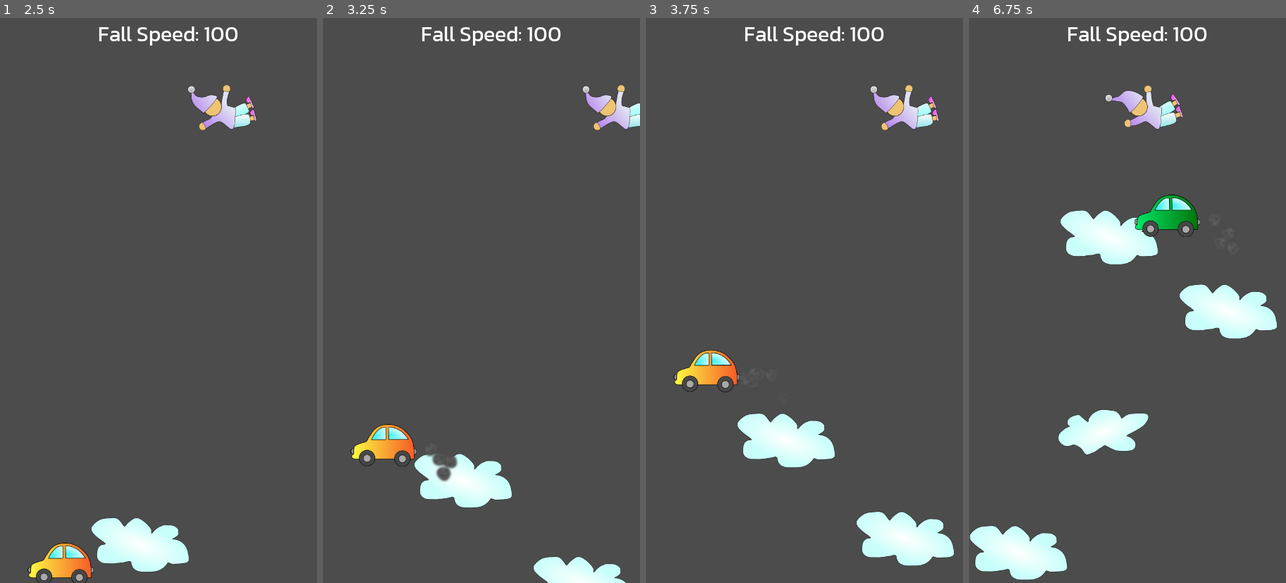
Above: before the commit, frames 1-4 (left to right).
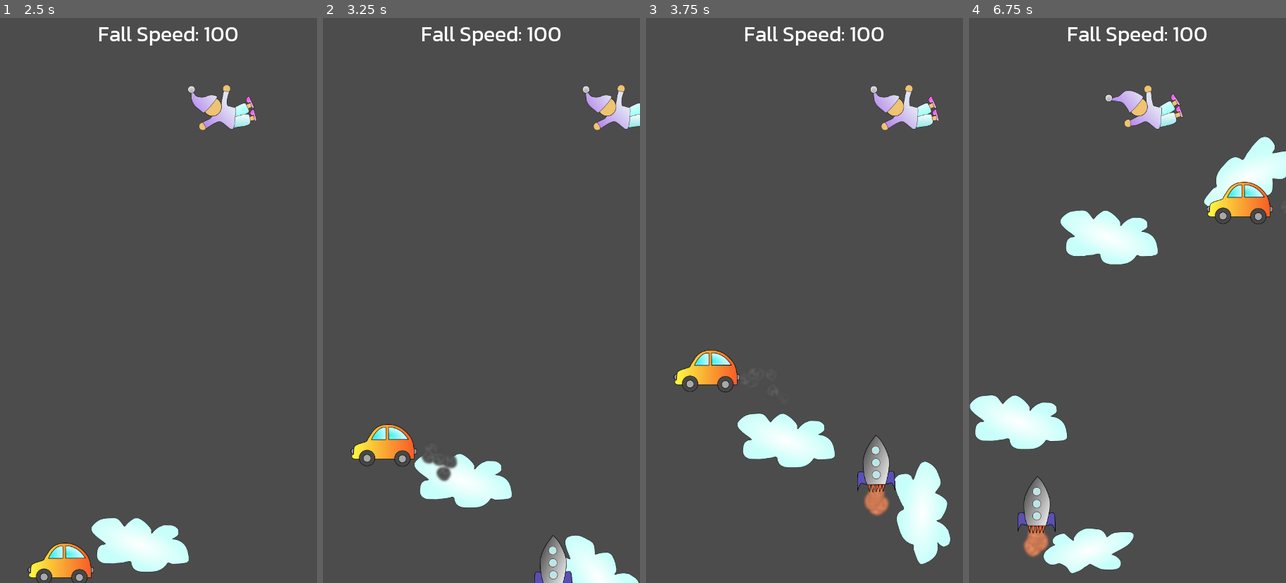
Above: after the commit, the same moments.

Repository: sorlok/LD48
Game: Godot game, scene res://Scenes/LevelCloud.tscn
Same seed, same stepped clock (60 frames per second), same inputs: the game is played once before the commit and once after it.
Inputs (mouse positions are in pixels of both pictures, inside the frame that each line leads up to):
- Up to frame 1 (2.5 s): move the mouse to (228, 272) at 0.52 s; hold D (ui_right) 0.53-1.28 s; click (228, 272) at 0.67 s; move the mouse to (95, 328) at 1.27 s; hold A (ui_left) 1.28-2.03 s; move the mouse to (190, 176) at 2.02 s; hold D (ui_right) from 2.03 s (still down)
- Up to frame 2 (3.25 s): keep holding D (ui_right); move the mouse to (389, 520) at 2.77 s; click (389, 520) at 2.92 s
- Up to frame 3 (3.75 s): move the mouse to (899, 385) at 3.52 s; release D (ui_right) at 3.53 s; hold A (ui_left) from 3.53 s (still down)
- Up to frame 4 (6.75 s): move the mouse to (1032, 215) at 4.27 s; move the mouse to (1171, 470) at 5.02 s; click (1171, 470) at 5.17 s; move the mouse to (1079, 159) at 5.77 s; release A (ui_left) at 5.78 s; hold D (ui_right) from 5.78 s (still down); move the mouse to (1197, 272) at 6.52 s

Frame 1 is identical in both runs. In frame 2, 1.5% of the frame differs, in the area x 30-100%, y 77-100%; in frame 3, 3.6%; in frame 4, 13%, in the area x 0-100%, y 21-100%.

Commit message:
Basic rocket; pushes clouds

Diff:
--- /dev/null
+++ b/Originals/Spaceship.svg
@@ -0,0 +1,199 @@
+<?xml version="1.0" encoding="UTF-8" standalone="no"?>
+<svg
+   xmlns:osb="http://www.openswatchbook.org/uri/2009/osb"
+   xmlns:dc="http://purl.org/dc/elements/1.1/"
+   xmlns:cc="http://creativecommons.org/ns#"
+   xmlns:rdf="http://www.w3.org/1999/02/22-rdf-syntax-ns#"
+   xmlns:svg="http://www.w3.org/2000/svg"
+   xmlns="http://www.w3.org/2000/svg"
+   xmlns:xlink="http://www.w3.org/1999/xlink"
+   xmlns:sodipodi="http://sodipodi.sourceforge.net/DTD/sodipodi-0.dtd"
+   xmlns:inkscape="http://www.inkscape.org/namespaces/inkscape"
+   width="210mm"
+   height="297mm"
+   viewBox="0 0 210 297"
+   version="1.1"
+   id="svg8"
+   inkscape:version="1.0.2-2 (e86c870879, 2021-01-15)"
+   sodipodi:docname="Spaceship.svg"
+   inkscape:export-filename="C:\Users\Nathan\Documents\LDJam\Originals\Car.png"
+   inkscape:export-xdpi="103.99"
+   inkscape:export-ydpi="103.99">
+  <defs
+     id="defs2">
+    <linearGradient
+       inkscape:collect="always"
+       id="linearGradient3300">
+      <stop
+         style="stop-color:#ffbd63;stop-opacity:1"
+         offset="0"
+         id="stop3296" />
+      <stop
+         style="stop-color:#ff1d1d;stop-opacity:1"
+         offset="1"
+         id="stop3298" />
+    </linearGradient>
+    <linearGradient
+       inkscape:collect="always"
+       id="linearGradient3232">
+      <stop
+         style="stop-color:#9ef0f1;stop-opacity:1"
+         offset="0"
+         id="stop3228" />
+      <stop
+         style="stop-color:#dedede;stop-opacity:1"
+         offset="1"
+         id="stop3230" />
+    </linearGradient>
+    <linearGradient
+       inkscape:collect="always"
+       id="linearGradient3172">
+      <stop
+         style="stop-color:#525252;stop-opacity:1"
+         offset="0"
+         id="stop3168" />
+      <stop
+         style="stop-color:#ffffff;stop-opacity:1"
+         offset="1"
+         id="stop3170" />
+    </linearGradient>
+    <linearGradient
+       id="linearGradient2879"
+       osb:paint="solid">
+      <stop
+         style="stop-color:#cd2020;stop-opacity:1;"
+         offset="0"
+         id="stop2877" />
+    </linearGradient>
+    <pattern
+       id="EMFhbasepattern"
+       patternUnits="userSpaceOnUse"
+       width="6"
+       height="6"
+       x="0"
+       y="0" />
+    <linearGradient
+       inkscape:collect="always"
+       xlink:href="#linearGradient3172"
+       id="linearGradient3174"
+       x1="40.112724"
+       y1="27.403275"
+       x2="59.86198"
+       y2="36.04948"
+       gradientUnits="userSpaceOnUse" />
+    <radialGradient
+       inkscape:collect="always"
+       xlink:href="#linearGradient3232"
+       id="radialGradient3226"
+       cx="32.222469"
+       cy="18.804316"
+       fx="32.222469"
+       fy="18.804316"
+       r="2.4473958"
+       gradientUnits="userSpaceOnUse"
+       gradientTransform="translate(17.481399,2.5985864)" />
+    <radialGradient
+       inkscape:collect="always"
+       xlink:href="#linearGradient3232"
+       id="radialGradient3226-9"
+       cx="32.222469"
+       cy="18.804316"
+       fx="32.222469"
+       fy="18.804316"
+       r="2.4473958"
+       gradientUnits="userSpaceOnUse"
+       gradientTransform="translate(17.481398,9.4494036)" />
+    <radialGradient
+       inkscape:collect="always"
+       xlink:href="#linearGradient3232"
+       id="radialGradient3226-9-5"
+       cx="32.222469"
+       cy="18.804316"
+       fx="32.222469"
+       fy="18.804316"
+       r="2.4473958"
+       gradientUnits="userSpaceOnUse"
+       gradientTransform="translate(17.528646,16.158481)" />
+    <linearGradient
+       inkscape:collect="always"
+       xlink:href="#linearGradient3300"
+       id="linearGradient3302"
+       x1="49.325893"
+       y1="44.695686"
+       x2="49.534451"
+       y2="38.656662"
+       gradientUnits="userSpaceOnUse" />
+  </defs>
+  <sodipodi:namedview
+     id="base"
+     pagecolor="#ffffff"
+     bordercolor="#666666"
+     borderopacity="1.0"
+     inkscape:pageopacity="0.0"
+     inkscape:pageshadow="2"
+     inkscape:zoom="15.839192"
+     inkscape:cx="204.35264"
+     inkscape:cy="162.63622"
+     inkscape:document-units="mm"
+     inkscape:current-layer="layer1"
+     inkscape:document-rotation="0"
+     showgrid="false"
+     inkscape:window-width="2005"
+     inkscape:window-height="1241"
+     inkscape:window-x="437"
+     inkscape:window-y="45"
+     inkscape:window-maximized="0" />
+  <metadata
+     id="metadata5">
+    <rdf:RDF>
+      <cc:Work
+         rdf:about="">
+        <dc:format>image/svg+xml</dc:format>
+        <dc:type
+           rdf:resource="http://purl.org/dc/dcmitype/StillImage" />
+        <dc:title></dc:title>
+      </cc:Work>
+    </rdf:RDF>
+  </metadata>
+  <g
+     inkscape:label="Layer 1"
+     inkscape:groupmode="layer"
+     id="layer1">
+    <path
+       style="fill:url(#linearGradient3302);fill-opacity:1;stroke:#000000;stroke-width:0.264583px;stroke-linecap:butt;stroke-linejoin:miter;stroke-opacity:1"
+       d="m 45.262646,39.404017 c -0.188987,3.165552 0.708708,5.008184 0.708708,5.008184 0,0 0.307445,-4.400916 0.566965,-4.819195 0.599895,-0.966876 0.671037,4.205477 1.143509,4.914181 0.472469,0.708705 0.595212,-4.425029 1.426908,-4.87979 0.501308,-0.274109 0.02459,5.505433 0.425306,4.746156 0.621907,-1.178384 1.351293,-4.22463 1.327091,-4.858339 0,0 0.532164,3.482851 0.449134,4.944234 -0.01798,0.316434 2.126117,-4.866442 1.795388,-5.102678 -0.330729,-0.236236 0.145468,5.678542 0.236233,5.008184 0.321232,-2.372508 1.170342,-3.129303 1.152137,-4.871944 -0.0182,-1.742639 -9.231378,-0.08899 -9.231378,-0.08899"
+       id="path3294"
+       sodipodi:nodetypes="ccsssssssssc" />
+    <path
+       style="fill:#5b51b3;fill-opacity:1;stroke:#000000;stroke-width:0.250329px;stroke-linecap:butt;stroke-linejoin:miter;stroke-opacity:1"
+       d="m 56.228061,33.776122 c 0,0 3.002847,-1.559153 3.383488,0.377976 0.380642,1.937128 0.338349,9.591145 0.338349,9.591145 0,0 -1.015045,-5.149926 -2.875965,-4.015996 -1.860918,1.133927 -2.579908,-0.236236 -2.579908,-0.236236 z"
+       id="path3176-5" />
+    <path
+       style="fill:#5b51b3;stroke:#000000;stroke-width:0.264583px;stroke-linecap:butt;stroke-linejoin:miter;stroke-opacity:1;fill-opacity:1"
+       d="m 43.325521,33.687128 c 0,0 -3.354541,-1.559153 -3.779763,0.377976 -0.425223,1.937128 -0.377976,9.591145 -0.377976,9.591145 0,0 1.133927,-5.149926 3.212798,-4.015996 2.078869,1.133927 2.882067,-0.236236 2.882067,-0.236236 z"
+       id="path3176" />
+    <path
+       style="fill:url(#linearGradient3174);stroke:#000000;stroke-width:0.264583px;stroke-linecap:butt;stroke-linejoin:miter;stroke-opacity:1;fill-opacity:1"
+       d="m 44.884672,40.443452 c 0,0 9.638392,0.09449 9.874628,-0.09449 0.236234,-0.188989 2.36235,-7.795759 2.409597,-12.047993 0.04582,-4.123522 -2.733951,-9.760991 -4.535714,-12.425969 -0.884425,-1.308147 -2.551338,-2.834821 -2.551338,-2.834821 l -2.267858,2.787574 c 0,0 -5.291666,6.142113 -5.291666,12.756696 0,6.614584 1.606397,11.859003 2.362351,11.859003 z"
+       id="path3166"
+       sodipodi:nodetypes="csssccsc" />
+    <circle
+       style="opacity:1;fill:url(#radialGradient3226);fill-opacity:1;stroke:#464646;stroke-width:0.264583;stroke-opacity:1"
+       id="path3208"
+       cx="49.703873"
+       cy="21.402903"
+       r="2.3151042" />
+    <circle
+       style="fill:url(#radialGradient3226-9);fill-opacity:1;stroke:#464646;stroke-width:0.264583;stroke-opacity:1"
+       id="path3208-3"
+       cx="49.703865"
+       cy="28.253719"
+       r="2.3151042" />
+    <circle
+       style="fill:url(#radialGradient3226-9-5);fill-opacity:1;stroke:#464646;stroke-width:0.264583;stroke-opacity:1"
+       id="path3208-3-3"
+       cx="49.751118"
+       cy="34.962795"
+       r="2.3151042" />
+  </g>
+</svg>
--- /dev/null
+++ b/Originals/Spaceship2.svg
@@ -0,0 +1,200 @@
+<?xml version="1.0" encoding="UTF-8" standalone="no"?>
+<svg
+   xmlns:osb="http://www.openswatchbook.org/uri/2009/osb"
+   xmlns:dc="http://purl.org/dc/elements/1.1/"
+   xmlns:cc="http://creativecommons.org/ns#"
+   xmlns:rdf="http://www.w3.org/1999/02/22-rdf-syntax-ns#"
+   xmlns:svg="http://www.w3.org/2000/svg"
+   xmlns="http://www.w3.org/2000/svg"
+   xmlns:xlink="http://www.w3.org/1999/xlink"
+   xmlns:sodipodi="http://sodipodi.sourceforge.net/DTD/sodipodi-0.dtd"
+   xmlns:inkscape="http://www.inkscape.org/namespaces/inkscape"
+   width="210mm"
+   height="297mm"
+   viewBox="0 0 210 297"
+   version="1.1"
+   id="svg8"
+   inkscape:version="1.0.2-2 (e86c870879, 2021-01-15)"
+   sodipodi:docname="Spaceship2.svg"
+   inkscape:export-filename="C:\Users\Nathan\Documents\LDJam\Originals\Rocket2.png"
+   inkscape:export-xdpi="103.99"
+   inkscape:export-ydpi="103.99">
+  <defs
+     id="defs2">
+    <linearGradient
+       inkscape:collect="always"
+       id="linearGradient3300">
+      <stop
+         style="stop-color:#ffbd63;stop-opacity:1"
+         offset="0"
+         id="stop3296" />
+      <stop
+         style="stop-color:#ff1d1d;stop-opacity:1"
+         offset="1"
+         id="stop3298" />
+    </linearGradient>
+    <linearGradient
+       inkscape:collect="always"
+       id="linearGradient3232">
+      <stop
+         style="stop-color:#9ef0f1;stop-opacity:1"
+         offset="0"
+         id="stop3228" />
+      <stop
+         style="stop-color:#dedede;stop-opacity:1"
+         offset="1"
+         id="stop3230" />
+    </linearGradient>
+    <linearGradient
+       inkscape:collect="always"
+       id="linearGradient3172">
+      <stop
+         style="stop-color:#525252;stop-opacity:1"
+         offset="0"
+         id="stop3168" />
+      <stop
+         style="stop-color:#ffffff;stop-opacity:1"
+         offset="1"
+         id="stop3170" />
+    </linearGradient>
+    <linearGradient
+       id="linearGradient2879"
+       osb:paint="solid">
+      <stop
+         style="stop-color:#cd2020;stop-opacity:1;"
+         offset="0"
+         id="stop2877" />
+    </linearGradient>
+    <pattern
+       id="EMFhbasepattern"
+       patternUnits="userSpaceOnUse"
+       width="6"
+       height="6"
+       x="0"
+       y="0" />
+    <linearGradient
+       inkscape:collect="always"
+       xlink:href="#linearGradient3172"
+       id="linearGradient3174"
+       x1="40.112724"
+       y1="27.403275"
+       x2="59.86198"
+       y2="36.04948"
+       gradientUnits="userSpaceOnUse" />
+    <radialGradient
+       inkscape:collect="always"
+       xlink:href="#linearGradient3232"
+       id="radialGradient3226"
+       cx="32.222469"
+       cy="18.804316"
+       fx="32.222469"
+       fy="18.804316"
+       r="2.4473958"
+       gradientUnits="userSpaceOnUse"
+       gradientTransform="translate(17.481399,2.5985864)" />
+    <radialGradient
+       inkscape:collect="always"
+       xlink:href="#linearGradient3232"
+       id="radialGradient3226-9"
+       cx="32.222469"
+       cy="18.804316"
+       fx="32.222469"
+       fy="18.804316"
+       r="2.4473958"
+       gradientUnits="userSpaceOnUse"
+       gradientTransform="translate(17.481398,9.4494036)" />
+    <radialGradient
+       inkscape:collect="always"
+       xlink:href="#linearGradient3232"
+       id="radialGradient3226-9-5"
+       cx="32.222469"
+       cy="18.804316"
+       fx="32.222469"
+       fy="18.804316"
+       r="2.4473958"
+       gradientUnits="userSpaceOnUse"
+       gradientTransform="translate(17.528646,16.158481)" />
+    <linearGradient
+       inkscape:collect="always"
+       xlink:href="#linearGradient3300"
+       id="linearGradient3302"
+       x1="49.325893"
+       y1="44.695686"
+       x2="49.534451"
+       y2="38.656662"
+       gradientUnits="userSpaceOnUse"
+       gradientTransform="translate(0.82388531,-0.35079126)" />
+  </defs>
+  <sodipodi:namedview
+     id="base"
+     pagecolor="#ffffff"
+     bordercolor="#666666"
+     borderopacity="1.0"
+     inkscape:pageopacity="0.0"
+     inkscape:pageshadow="2"
+     inkscape:zoom="15.839192"
+     inkscape:cx="197.53207"
+     inkscape:cy="150.55873"
+     inkscape:document-units="mm"
+     inkscape:current-layer="layer1"
+     inkscape:document-rotation="0"
+     showgrid="false"
+     inkscape:window-width="2005"
+     inkscape:window-height="1241"
+     inkscape:window-x="437"
+     inkscape:window-y="45"
+     inkscape:window-maximized="0" />
+  <metadata
+     id="metadata5">
+    <rdf:RDF>
+      <cc:Work
+         rdf:about="">
+        <dc:format>image/svg+xml</dc:format>
+        <dc:type
+           rdf:resource="http://purl.org/dc/dcmitype/StillImage" />
+        <dc:title></dc:title>
+      </cc:Work>
+    </rdf:RDF>
+  </metadata>
+  <g
+     inkscape:label="Layer 1"
+     inkscape:groupmode="layer"
+     id="layer1">
+    <path
+       style="fill:url(#linearGradient3302);fill-opacity:1;stroke:#000000;stroke-width:0.264583px;stroke-linecap:butt;stroke-linejoin:miter;stroke-opacity:1"
+       d="m 45.936192,38.953 c 0.546004,2.647717 0.324508,5.125114 0.324508,5.125114 1.510167,-0.995337 1.11232,-4.595796 1.101504,-4.835899 -0.05121,-1.136706 1.158224,4.06255 1.143509,4.914181 -0.01196,0.692001 1.280141,-5.816265 1.426908,-4.87979 0.06699,0.427474 0.943209,5.725485 0.993254,4.946608 0.107657,-1.675531 0.599597,-4.491899 0.575395,-5.125608 0,0 0.398529,3.666598 1.468099,5.04446 -0.407285,-2.707864 0.667248,-4.037654 0.877071,-4.969969 0.152763,-0.678776 -5.405636,-0.558301 -8.745464,-0.168984"
+       id="path3294"
+       sodipodi:nodetypes="ccssssscsc" />
+    <path
+       style="fill:#5b51b3;fill-opacity:1;stroke:#000000;stroke-width:0.250329px;stroke-linecap:butt;stroke-linejoin:miter;stroke-opacity:1"
+       d="m 56.228061,33.776122 c 0,0 3.002847,-1.559153 3.383488,0.377976 0.380642,1.937128 0.338349,9.591145 0.338349,9.591145 0,0 -1.015045,-5.149926 -2.875965,-4.015996 -1.860918,1.133927 -2.579908,-0.236236 -2.579908,-0.236236 z"
+       id="path3176-5" />
+    <path
+       style="fill:#5b51b3;stroke:#000000;stroke-width:0.264583px;stroke-linecap:butt;stroke-linejoin:miter;stroke-opacity:1;fill-opacity:1"
+       d="m 43.325521,33.687128 c 0,0 -3.354541,-1.559153 -3.779763,0.377976 -0.425223,1.937128 -0.377976,9.591145 -0.377976,9.591145 0,0 1.133927,-5.149926 3.212798,-4.015996 2.078869,1.133927 2.882067,-0.236236 2.882067,-0.236236 z"
+       id="path3176" />
+    <path
+       style="fill:url(#linearGradient3174);stroke:#000000;stroke-width:0.264583px;stroke-linecap:butt;stroke-linejoin:miter;stroke-opacity:1;fill-opacity:1"
+       d="m 44.884672,40.443452 c 0,0 9.638392,0.09449 9.874628,-0.09449 0.236234,-0.188989 2.36235,-7.795759 2.409597,-12.047993 0.04582,-4.123522 -2.733951,-9.760991 -4.535714,-12.425969 -0.884425,-1.308147 -2.551338,-2.834821 -2.551338,-2.834821 l -2.267858,2.787574 c 0,0 -5.291666,6.142113 -5.291666,12.756696 0,6.614584 1.606397,11.859003 2.362351,11.859003 z"
+       id="path3166"
+       sodipodi:nodetypes="csssccsc" />
+    <circle
+       style="opacity:1;fill:url(#radialGradient3226);fill-opacity:1;stroke:#464646;stroke-width:0.264583;stroke-opacity:1"
+       id="path3208"
+       cx="49.703873"
+       cy="21.402903"
+       r="2.3151042" />
+    <circle
+       style="fill:url(#radialGradient3226-9);fill-opacity:1;stroke:#464646;stroke-width:0.264583;stroke-opacity:1"
+       id="path3208-3"
+       cx="49.703865"
+       cy="28.253719"
+       r="2.3151042" />
+    <circle
+       style="fill:url(#radialGradient3226-9-5);fill-opacity:1;stroke:#464646;stroke-width:0.264583;stroke-opacity:1"
+       id="path3208-3-3"
+       cx="49.751118"
+       cy="34.962795"
+       r="2.3151042" />
+  </g>
+</svg>
--- a/Scenes/Car.tscn
+++ b/Scenes/Car.tscn
@@ -30,6 +30,10 @@
 gravity_scale = 0.0
 script = ExtResource( 2 )
 
+[node name="GasPuff" parent="." instance=ExtResource( 3 )]
+position = Vector2( 67.6283, 24.4135 )
+emitting = false
+
 [node name="AnimatedSprite" type="AnimatedSprite" parent="."]
 position = Vector2( -11, 0 )
 frames = SubResource( 1 )
@@ -48,9 +52,5 @@
 [node name="SmokeTimer" type="Timer" parent="."]
 wait_time = 0.5
 
-[node name="GasPuff" parent="." instance=ExtResource( 3 )]
-position = Vector2( 67.6283, 24.4135 )
-emitting = false
-
 [connection signal="screen_exited" from="VisibilityNotifier2D" to="." method="_on_VisibilityNotifier2D_screen_exited"]
 [connection signal="timeout" from="SmokeTimer" to="." method="_on_SmokeTimer_timeout"]
--- a/Scenes/Cloud.tscn
+++ b/Scenes/Cloud.tscn
@@ -19,7 +19,8 @@
 [node name="Cloud" type="RigidBody2D" groups=[
 "cloud",
 ]]
-collision_mask = 0
+collision_layer = 2
+collision_mask = 2
 gravity_scale = 0.0
 script = ExtResource( 2 )
 __meta__ = {
--- a/Scenes/LevelCloud.tscn
+++ b/Scenes/LevelCloud.tscn
@@ -7,6 +7,7 @@
 [ext_resource path="res://Scenes/CloudParticle.tscn" type="PackedScene" id=5]
 [ext_resource path="res://Scenes/Car.tscn" type="PackedScene" id=6]
 [ext_resource path="res://Scenes/CarExplodeParticles.tscn" type="PackedScene" id=7]
+[ext_resource path="res://Scenes/Rocket.tscn" type="PackedScene" id=8]
 
 [sub_resource type="DynamicFont" id=1]
 size = 48
@@ -17,6 +18,7 @@
 Cloud = ExtResource( 3 )
 CloudParticles = ExtResource( 5 )
 CarExplodeParticles = ExtResource( 7 )
+Rocket = ExtResource( 8 )
 Car = ExtResource( 6 )
 
 [node name="Player" parent="." instance=ExtResource( 1 )]
@@ -40,7 +42,11 @@
 [node name="CarTimer" type="Timer" parent="."]
 wait_time = 2.0
 
+[node name="RocketTimer" type="Timer" parent="."]
+wait_time = 3.0
+
 [connection signal="collide_car" from="Player" to="." method="_on_Player_collide_car"]
 [connection signal="collide_cloud" from="Player" to="." method="_on_Player_collide_cloud"]
 [connection signal="timeout" from="CloudTimer" to="." method="_on_CloudTimer_timeout"]
 [connection signal="timeout" from="CarTimer" to="." method="_on_CarTimer_timeout"]
+[connection signal="timeout" from="RocketTimer" to="." method="_on_RocketTimer_timeout"]
--- a/Scenes/Player.tscn
+++ b/Scenes/Player.tscn
@@ -23,6 +23,7 @@
 height = 17.6287
 
 [node name="Player" type="Area2D"]
+collision_mask = 3
 script = ExtResource( 4 )
 __meta__ = {
 "_edit_group_": true
--- /dev/null
+++ b/Scenes/Rocket.tscn
@@ -0,0 +1,60 @@
+[gd_scene load_steps=10 format=2]
+
+[ext_resource path="res://Images/Rocket1.png" type="Texture" id=1]
+[ext_resource path="res://Images/Rocket2.png" type="Texture" id=2]
+[ext_resource path="res://Scripts/Rocket.gd" type="Script" id=3]
+[ext_resource path="res://Scenes/SmokeParticle.tscn" type="PackedScene" id=4]
+[ext_resource path="res://Images/SmokeParticleRed.png" type="Texture" id=5]
+
+[sub_resource type="Gradient" id=5]
+offsets = PoolRealArray( 0, 0.389262, 0.798658, 0.993289, 1 )
+colors = PoolColorArray( 1, 1, 1, 1, 1, 1, 1, 1, 1, 1, 1, 1, 1, 1, 1, 0.322148, 1, 1, 1, 0 )
+
+[sub_resource type="SpriteFrames" id=1]
+animations = [ {
+"frames": [ ExtResource( 1 ), ExtResource( 2 ) ],
+"loop": true,
+"name": "launching",
+"speed": 5.0
+} ]
+
+[sub_resource type="CapsuleShape2D" id=2]
+radius = 25.766
+height = 49.4041
+
+[sub_resource type="CapsuleShape2D" id=3]
+radius = 14.8058
+
+[node name="Rocket" type="RigidBody2D"]
+collision_layer = 2
+collision_mask = 2
+mass = 10.0
+gravity_scale = 0.0
+angular_damp = 100.0
+script = ExtResource( 3 )
+
+[node name="CPUParticles2D" parent="." instance=ExtResource( 4 )]
+position = Vector2( 0, 61.5183 )
+rotation = 1.5708
+texture = ExtResource( 5 )
+spread = 30.0
+gravity = Vector2( 0, 0 )
+initial_velocity = 50.0
+scale_amount = 1.1
+scale_amount_random = 0.6
+color_ramp = SubResource( 5 )
+
+[node name="AnimatedSprite" type="AnimatedSprite" parent="."]
+frames = SubResource( 1 )
+animation = "launching"
+frame = 1
+
+[node name="CollisionShape2D" type="CollisionShape2D" parent="."]
+position = Vector2( 1, 3 )
+shape = SubResource( 2 )
+
+[node name="CollisionShape2D2" type="CollisionShape2D" parent="."]
+position = Vector2( 1.41422, -32.8701 )
+shape = SubResource( 3 )
+
+[editable path="CPUParticles2D"]
--- /dev/null
+++ b/Scripts/AnimatedSprite.gd
@@ -0,0 +1,4 @@
+extends AnimatedSprite
+
+func _ready():
+	$AnimatedSprite.play()
--- a/Scripts/LevelCloud.gd
+++ b/Scripts/LevelCloud.gd
@@ -4,7 +4,7 @@
 export (PackedScene) var Cloud
 export (PackedScene) var CloudParticles
 export (PackedScene) var CarExplodeParticles
-
+export (PackedScene) var Rocket
 export (PackedScene) var Car
 
 
@@ -16,6 +16,7 @@
 
 	$CloudTimer.start()
 	$CarTimer.start()
+	$RocketTimer.start()
 
 	update_fall_speed()
 
@@ -80,3 +81,21 @@
 	parts.one_shot = true
 	add_child(parts)
 	parts.restart()
+
+
+
+
+func _on_RocketTimer_timeout():
+	# Create a Rocket instance and add it to the scene
+	var rocket:Node = Rocket.instance()
+	add_child(rocket)
+
+	# Put the car in the right place.
+	rocket.position.x = rng.randf() * ($Player.screen_size.x-100) + 50
+	rocket.position.y = rng.randf() * 100 + 50 + $Player.screen_size.y
+
+	# Make it move up
+	rocket.linear_velocity = Vector2(0, -1 * rand_range(rocket.min_speed, rocket.max_speed))
+
+	# Reschedule the timer
+	$RocketTimer.wait_time = rng.randi_range(5, 10)
--- /dev/null
+++ b/Scripts/Rocket.gd
@@ -0,0 +1,8 @@
+extends RigidBody2D
+
+var min_speed = 450
+var max_speed = 500
+
+
+func _ready():
+	$AnimatedSprite.play()
Binary file added: Images/Rocket1.png
Binary file added: Images/Rocket2.png
Binary file added: Images/SmokeParticleRed.png
Not shown: 1 places in Scenes/LevelCloud.tscn that only renumber resources
